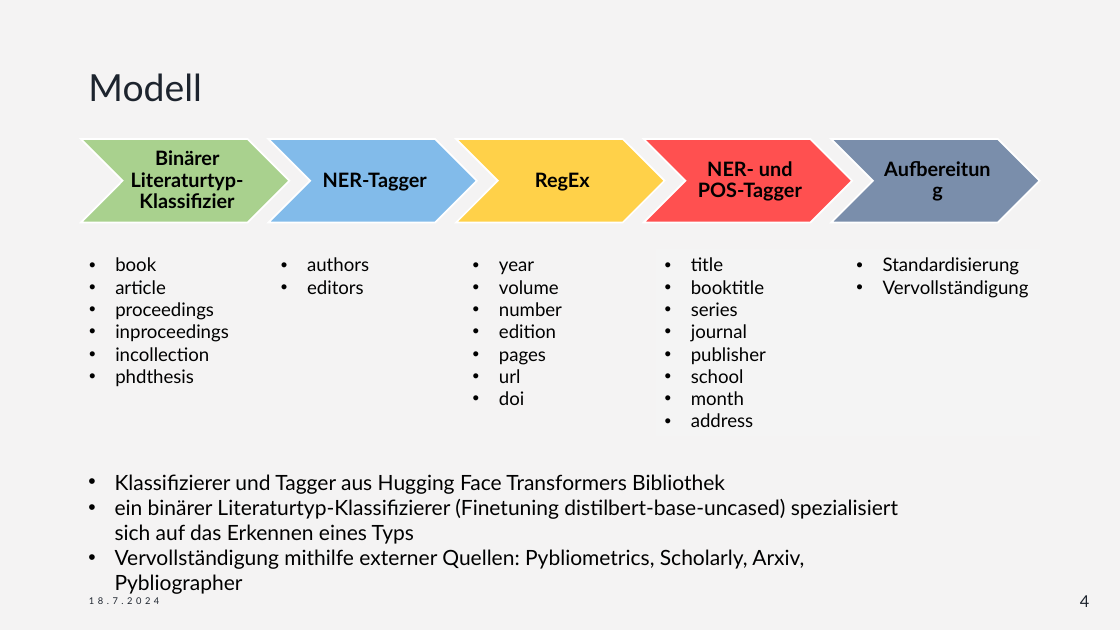
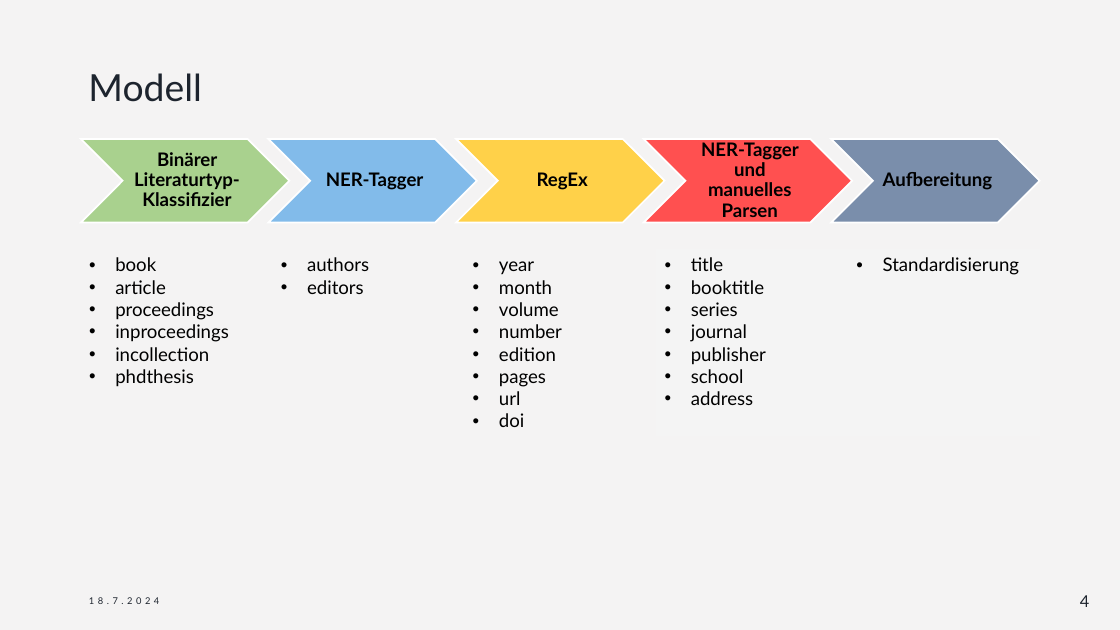
Before and after one commit to LaGit93/bibTexConverter_FaPra63065, a slide deck: slide 4 of Dokumente/Abschlussdemo_Bibtex_Konverter.pptx. Drawn at 1120x630 pixels with LibreOffice and Linux fonts; fonts in the diff are those of the drawing. Boxes give left, top, right and bottom in pixels: in the first picture for what was removed or moved away, otherwise in the second. Text is boxed around its words. In the diff, an @@ line names an element or a change of style, - is before the commit and + after.

```diff
--- a/Dokumente/Abschlussdemo_Bibtex_Konverter.pptx
+++ b/Dokumente/Abschlussdemo_Bibtex_Konverter.pptx
@@ text at <box>701,142,799,217</box>: text changed; size 17 to 16 pt @@
-NER- und POS-Tagger
+NER-Tagger und manuelles Parsen
@@ size 17 to 16 pt in 4 elements at <box>134,152,240,206</box>, <box>326,172,424,190</box>, <box>537,172,588,190</box>, <box>883,172,993,190</box> @@
@@ table at <box>81,250,1038,437</box> @@
-row 1: book / article / proceedings / inproceedings / incollection / phdthesis | authors / editors | year / volume / number / edition / pages / url / doi | title / booktitle / series / journal / publisher / school / month / address | Standardisierung / Vervollständigung
+row 1: book / article / proceedings / inproceedings / incollection / phdthesis | authors / editors | year / month / volume / number / edition / pages / url / doi | title / booktitle / series / journal / publisher / school / address | Standardisierung
@@ text removed at <box>115,474,898,569</box> @@
-• Klassifizierer und Tagger aus Hugging Face Transformers Bibliothek
-• ein binärer Literaturtyp-Klassifizierer (Finetuning distilbert-base-uncased) spezialisiert sich auf das Erkennen eines Typs
-• Vervollständigung mithilfe externer Quellen: Pybliometrics, Scholarly, Arxiv, Pybliographer
```
